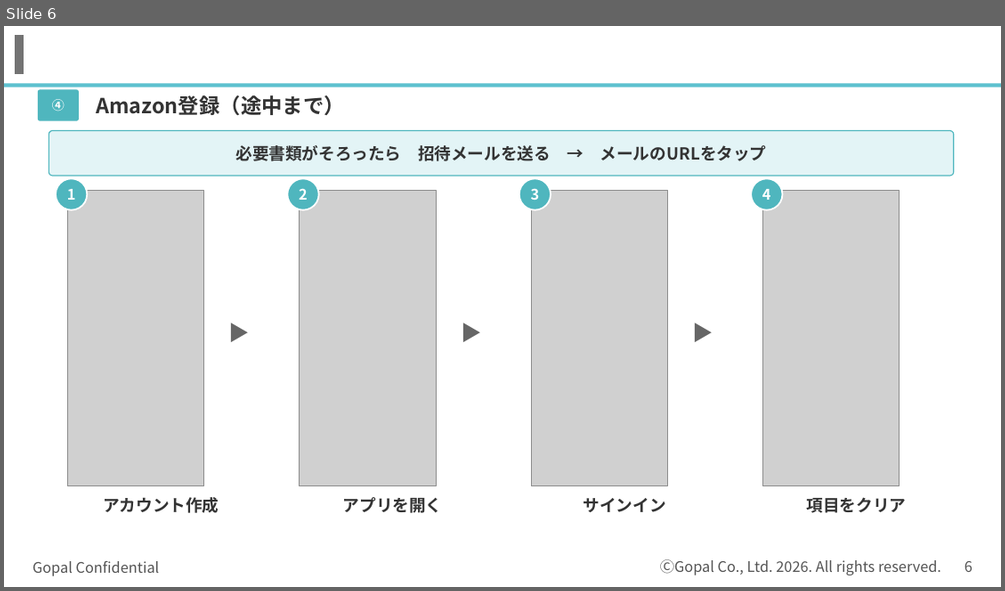
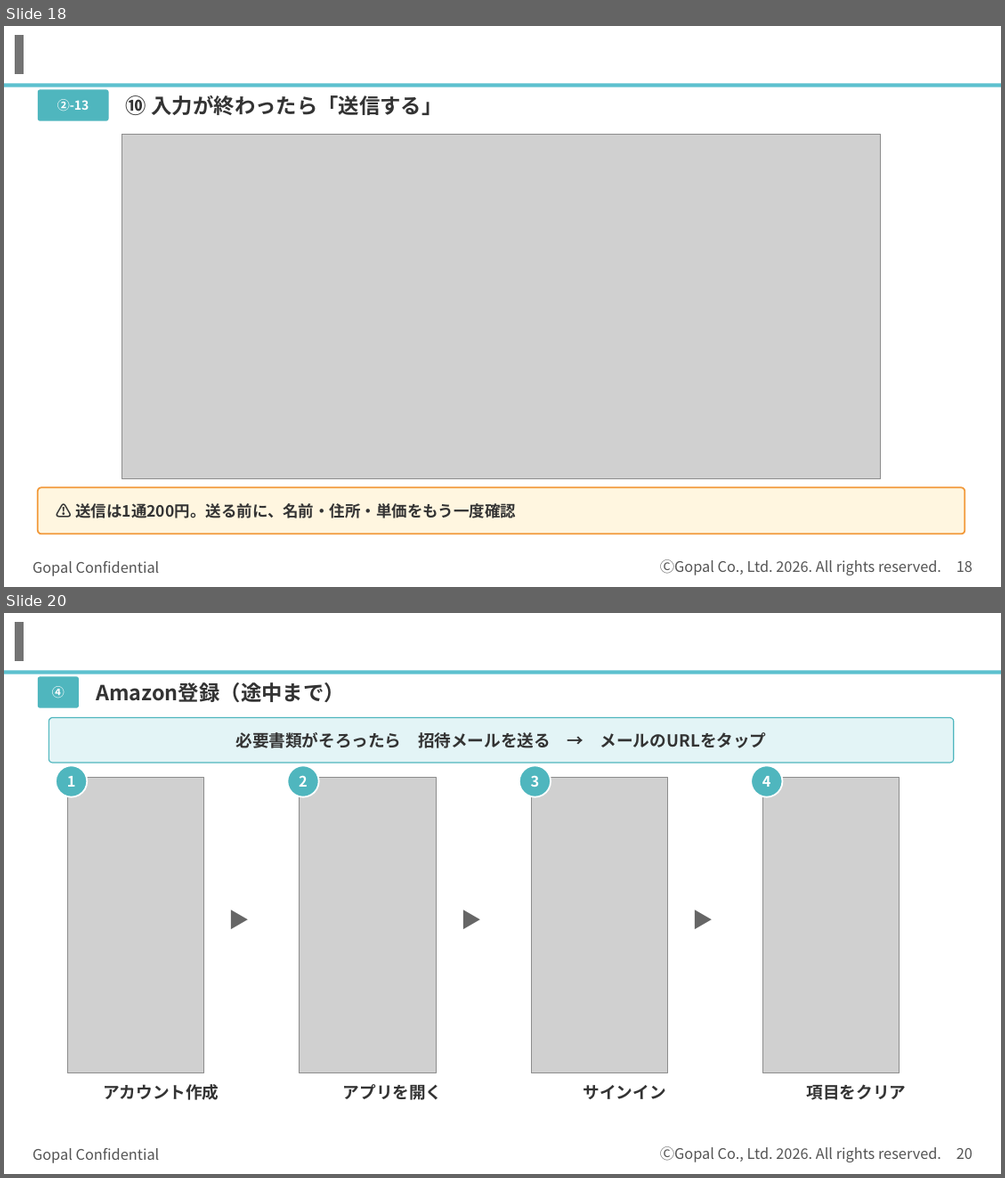
Before and after one commit to kagayugopal-eng/tamu, a slide deck: out/登録の流れ_書類準備まで.pptx. Shown one above the other, each under a label of ours: slide 6 before the commit, slides 18 and 20 after it; the slides between them are not shown. The pictures are 1005x591 and 1005x1178 pixels, drawn with LibreOffice and Linux fonts; fonts in the diff are those of the drawing; grey boxes stand for pictures; background and template pictures are left out. Boxes give left, top, right and bottom in pixels: in the first picture for what was removed or moved away, otherwise in the second. Text is boxed around its words. In the diff, an @@ line names an element or a change of style, - is before the commit and + after.

```diff
--- a/out/登録の流れ_書類準備まで.pptx
+++ b/out/登録の流れ_書類準備まで.pptx
@@ slide 18 added at [4,26,1001,587], background #FFFFFF; not listed: 5 template elements that a slide beside it also shows @@
@@ rounded rectangle added at [38,89,109,121], fill #4FB6BE @@
@@ text added at [57,99,89,111], 12 pt, text #FFFFFF, bold @@
+②-13
@@ text added at [126,95,443,115], 20 pt, text #333333, bold @@
+⑩ 入力が終わったら「送信する」
@@ picture added at [122,135,882,478] @@
@@ rounded rectangle added at [38,487,965,534], fill #FFF6E0, outline #F29A3C 1.5 pt @@
@@ text added at [75,503,516,518], 15 pt, text #333333, bold @@
+⚠ 送信は1通200円。送る前に、名前・住所・単価をもう一度確認
@@ what was slide 6 is now slide 20 @@
@@ page number at [956,1148,972,1159]: text changed @@
-6
+20
```
Also in this commit, not shown: 1 slide changed, 13 other slides added.
